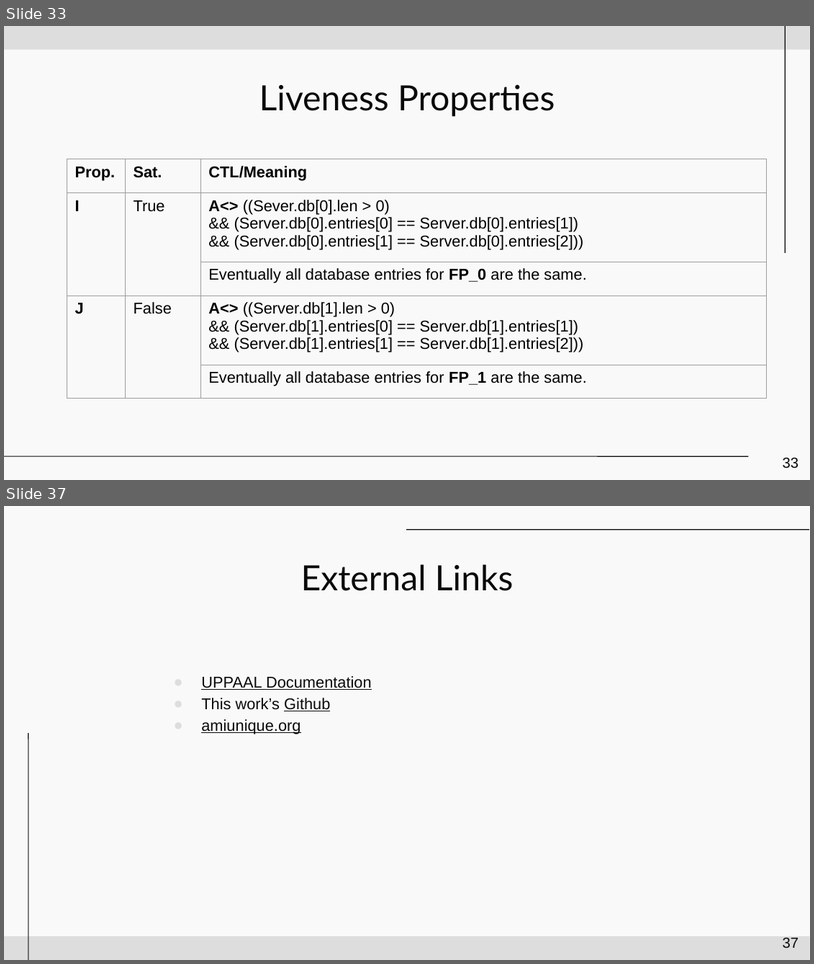
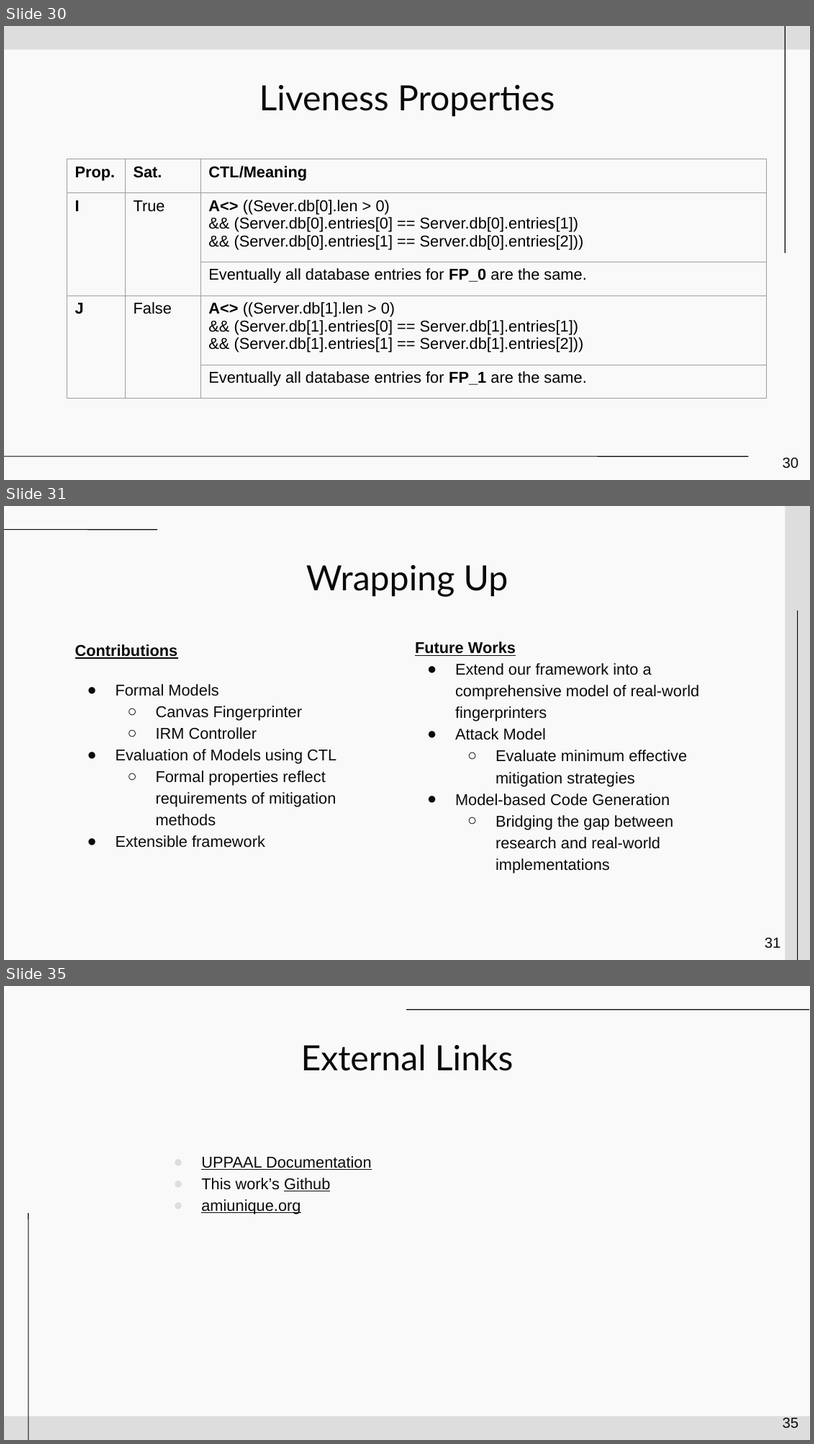
Before and after one commit to nathan-joslin/BrowserFingerprintingFormalization, a slide deck: presentation/NordSec2024.odp. Shown one above the other, each under a label of ours: slides 33 and 37 before the commit, slides 30, 31 and 35 after it; the slides between them are not shown. The pictures are 814x964 and 814x1444 pixels, drawn with LibreOffice and Linux fonts; fonts in the diff are those of the drawing. Boxes give left, top, right and bottom in pixels: in the first picture for what was removed or moved away, otherwise in the second. Text is boxed around its words. In the diff, an @@ line names an element or a change of style, - is before the commit and + after.

```diff
--- a/presentation/NordSec2024.odp
+++ b/presentation/NordSec2024.odp
@@ slide 31 added at <box>4,506,810,960</box>, background #F9F9F9 @@
@@ rectangle added at <box>785,506,810,959</box>, fill #DDDDDD @@
@@ line added from (157, 529) to (4, 529), #0A0A0A 0.74 pt @@
@@ title added at <box>306,565,509,597</box>, 31 pt, text #0A0A0A @@
+Wrapping Up
@@ line added from (797, 611) to (798, 959), #0A0A0A 0.74 pt @@
@@ subtitle added at <box>75,644,337,847</box>, 14 pt, text #0A0A0A @@
+Contributions
+● Formal Models
+  ○ Canvas Fingerprinter
+  ○ IRM Controller
+● Evaluation of Models using CTL
+  ○ Formal properties reflect requirements of mitigation methods
+● Extensible framework
@@ text added at <box>415,641,700,872</box>, 14 pt, text #0A0A0A @@
+Future Works
+● Extend our framework into a comprehensive model of real-world fingerprinters
+● Attack Model
+  ○ Evaluate minimum effective mitigation strategies
+● Model-based Code Generation
+  ○ Bridging the gap between research and real-world implementations
@@ page number added at <box>765,937,781,948</box>, 13 pt, text #0A0A0A @@
+31
@@ what was slide 33 is now slide 30 @@
@@ page number at <box>783,457,799,468</box>: text changed @@
-33
+30
@@ what was slide 37 is now slide 35 @@
@@ page number at <box>783,1417,799,1427</box>: text changed @@
-37
+35
```
Also in this commit, not shown: 8 slides changed, 4 other slides added, 3 slides removed, 6 other files.
